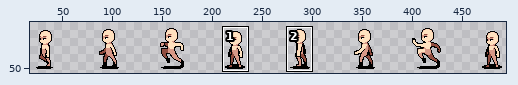
One commit to this sprite sheet: public/assets/Characters/Human/Inworld/Move/West/sheet.png. Above, an overview of the earlier version with the close-up marked.
Close-up. Before the edit:
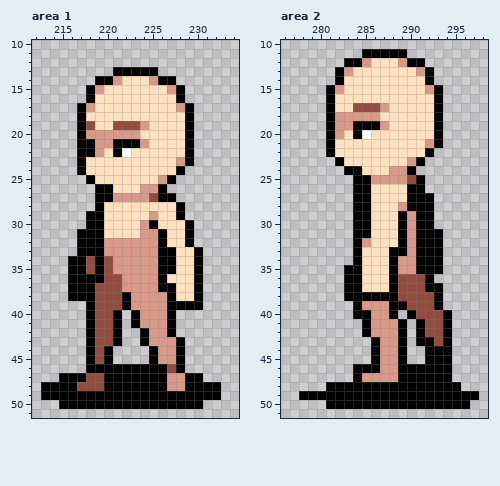
The file is 512x64 pixels. Shown: area 1: x 212..234, y 10..51; area 2: x 276..298, y 10..51. The wide view leaves out empty margins. The commit also changed other parts of the picture, which this record leaves out.
Now the later version:
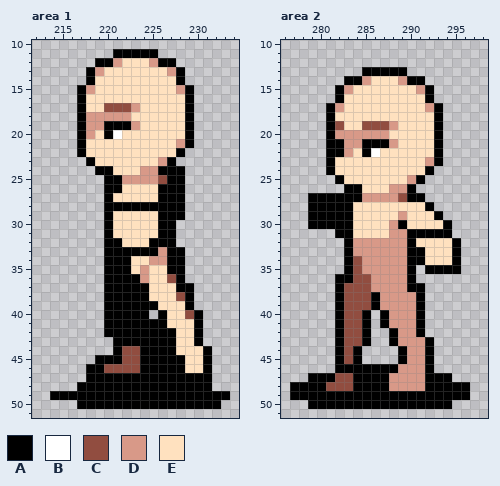
Palette (. is transparent): A #000000  B #ffffff  C #914d40  D #d89988  E #ffe1bf
The exact change:
Changed rows in their new state; - is an unchanged pixel.
Area 1:
first column x 213:
11 --------AAAAA--------
12 ------AADEEEDAA------
13 -----ADEEEEEEEDA-----
14 -----AEEE---EEEA-----
15 ----ADE-------EDA----
16 ----AE---------EA----
17 -----E-CCCD----E-----
18 -----DDDDD-----------
19 -----DDAAADE---------
20 ------EABEE----------
21 -----EEEEEEE---D-----
22 -----EE-EE-----A.----
23 ----.A-------DA..----
24 ----..AA---DDAA------
25 -----..AADDDDC-A-----
26 ------.-A--EE-AA-----
27 ------.-EEEEE--A-----
28 ------.AAAAAAAA------
29 -----..A----EAA------
30 -----..A---EEAA..----
31 ----...A---EE-A..----
32 ----...AAEEEA-A..----
33 ----...AAAAAAD-A..---
34 ---....AAAEE-D-A..---
35 ---....AAAE-EE-A..---
36 ---....AAAA-EECA..---
37 ---....AAAAAEEEAA.---
38 ---....AA-AAEEECA.---
39 -----..AA-AAAEEE-.---
40 -----..A-A-A.AEECA---
41 -----..A-A-AAAEEEA---
42 -----..A-AA-AA-EEA---
43 -----...-AA-AAAEEA---
44 -----...ACCA-AAEEEA--
45 -----.A-ACCA-AA-EEA--
46 -------CCCC---A-EEA--
47 --...AA-------AA--A--
48 ....AAA-------AA---.-
49 .-------------------A
50 --..--------------AA-
Area 2:
first column x 277:
11 --------.....--------
12 ------.........------
13 -----...AAAAA...-----
14 -----.AAD---DAA.-----
15 ----.AD-------DA.----
16 ----.A---------A.----
17 -----D-EEEE----D-----
18 -----EEEEE-----------
19 -----CEECCCD---------
20 ------DDDDD----------
21 -----ADDAAAD---E-----
22 -----AD-AB-----EA----
23 ----AE-------EEDA----
24 ----AEEE---EEEEA-----
25 -----AEEEEEEED-------
26 ------A-E--DD-.------
27 --AAAAA-DDDDC--.-----
28 --AAAAAEE---EEE------
29 --AAAAAEE---DEEEA----
30 --AAAAAEE--D-EEEEA---
31 -----AAEE--DDA---A---
32 ------AD-DDDDAEEEEA--
33 ------ADDDDDDA-EEEA--
34 ------ACDDDD-A-EEEA--
35 -------CDDDD-A.--AA--
36 -----A-CCDDDDA..-----
37 -----ACCCDDDDAA..----
38 -----ACCC-DDDDA..----
39 -----ACCCA-DDDA..----
40 -----ACC-.ADDDA...---
41 -----ACC-.A-DD-...---
42 -----ACC-..ADD-...---
43 -----ACCA..ADDD-..---
44 -----ACA-...-DD-..---
45 -----ACA-...-DD-..---
46 -----AA---AADDD-..---
47 --AAACC-AAA-DDD------
48 AAAACCC----DDDD----A-
49 A-------------------.
50 --AA--------------..-
Where, in picture pixels (left, top, right, bottom), the same in both close-ups:
changed: (41, 49, 230, 409)
changed: (290, 49, 479, 409)
